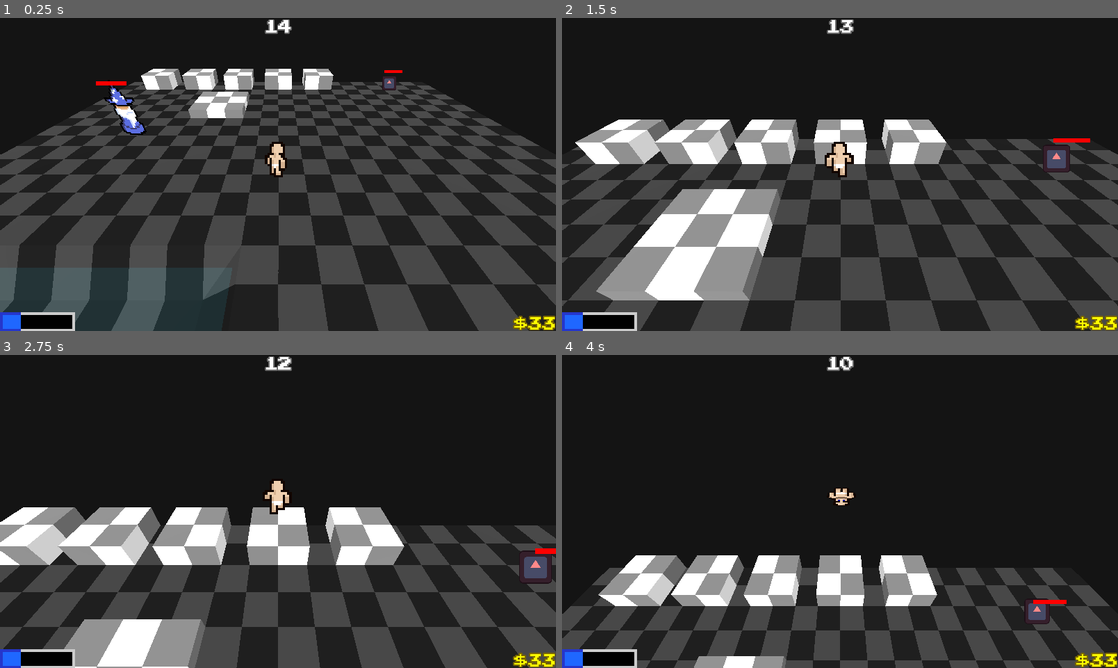
Above: before the commit, frames 1-4 (two rows, left to right).
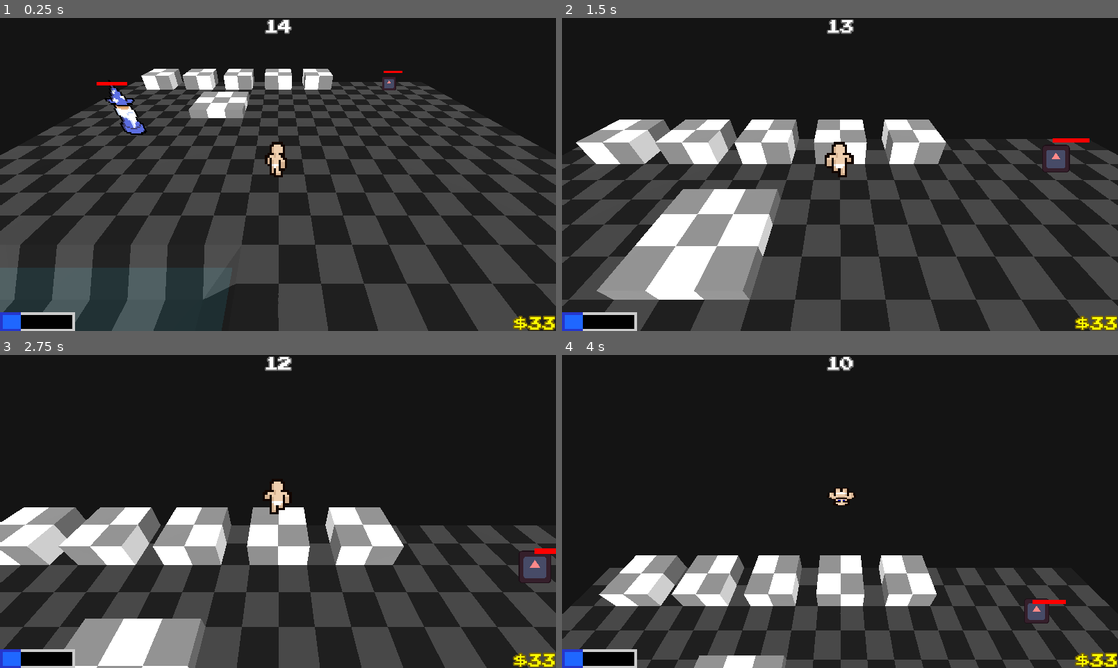
Above: after the commit, the same moments.

Repository: jacob-herrera/LD55
Game: Godot game, scene res://scenes/game.tscn
Two runs of this game, one before a commit and one after it. Both use one fixed random seed, a clock stepped at 60 frames per second and the inputs below. The engine's default icon, where the game draws it, is replaced by a stand-in: a white triangle on a blue panel in a dark square.
Inputs (mouse positions are in pixels of both pictures, inside the frame that each line leads up to):
- Up to frame 1 (0.25 s): no input
- Up to frame 2 (1.5 s): tap Enter (ui_accept) at 0.5 s; move the mouse to (867, 174) at 0.52 s; hold W (move_forward) from 0.53 s (still down); tap F (pickup) at 0.6, 1.35 s; tap Space (jump) at 0.77 s; move the mouse to (812, 174) at 1.27 s
- Up to frame 3 (2.75 s): keep holding W (move_forward); tap Space (jump) at 1.52 s; move the mouse to (289, 505) at 2.02 s; tap F (pickup) at 2.1 s
- Up to frame 4 (4 s): keep holding W (move_forward); tap Enter (ui_accept) at 2.75 s; move the mouse to (834, 517) at 2.77 s; tap F (pickup) at 2.85, 3.6 s; tap Space (jump) at 3.02, 3.77 s; move the mouse to (878, 514) at 3.52 s

The runs differ from the first frame. In frame 1, 1.5% of the frame differs, in the area x 0-100%, y 16-100%; in frame 2, 1.1%; in frame 3, 0.6%; in frame 4, 0.7%.

Commit message:
added shop display initialization and reroll

Diff:
--- a/scenes/game.tscn
+++ b/scenes/game.tscn
@@ -962,7 +962,6 @@
 
 [node name="Camera3D" type="Camera3D" parent="."]
 transform = Transform3D(1, 0, 0, 0, 0.766044, 0.642788, 0, -0.642788, 0.766044, 0, 2.5, 3)
-fov = 74.858
 
 [node name="PhantomCameraHost" type="Node" parent="Camera3D"]
 script = ExtResource("13_2hxcw")
--- a/scripts/shop.gd
+++ b/scripts/shop.gd
@@ -4,10 +4,27 @@
 var current_item = 0
 var in_shop = false
 var in_area: bool = false
-
+var pool = {
+ 1: {archer = 3, knight = 3, farmer = 1},
+ 2: {archer = 3, knight = 3, farmer = 3},
+ 3: {archer = 1, knight = 1, farmer = 2, wizard = 2}
+}
+var current_display = []
+var rng = RandomNumberGenerator.new()
 # Called when the node enters the scene tree for the first time.
 func _ready():
-	pass # Replace with function body.
+	var total = 0;
+	for val in pool[1].values():
+		total += val
+	for i in range(cameras.size() - 1):
+		var idx = rng.randi_range(1, total)
+		var curRange = 0
+		for key in pool[1].keys():
+			curRange += pool[1][key]
+			if idx <= curRange:
+				current_display.append([key, false])
+				break
+
 
 # Called every frame. 'delta' is the elapsed time since the previous frame.
 func _process(_delta: float):
@@ -44,3 +61,18 @@
 		if GameCoordinator.state == GameCoordinator.GameState.COMBAT:
 			globals.character.camera.tween_parameters.duration = 0
 		exit_shop()
+
+func reroll(roundNum: int) -> void:
+	var total = 0;
+	for val in pool[roundNum].values():
+		total += val
+	for i in range(current_display.size()):
+		if(current_display[i][1] == true):
+			continue
+		var idx = rng.randi_range(1, total)
+		var curRange = 0
+		for key in pool[roundNum].keys():
+			curRange += pool[roundNum][key]
+			if idx <= curRange:
+				current_display[i][0] = key
+				break
